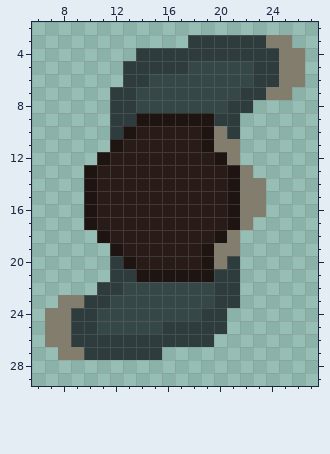
Two states of a pixel-art sprite, res/gfx/player_walk1.png. That is the earlier state.
The file is 32x32 pixels. Colours within 5 levels of each other are drawn and written as one. Shown: x 6..27, y 2..29.
The result:
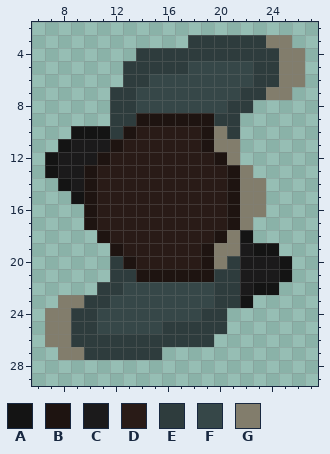
Palette (. is transparent): A #141414  B #1e1411  C #1b1a1b  D #291b17  E #2e3c3d  F #364748  G #827d6c
From old to new:
{"y":10,"x":9,"old":"...","new":"AAA"}
{"y":11,"x":8,"old":"....","new":"ACCC"}
{"y":12,"x":7,"old":"....","new":"ACCC"}
{"y":13,"x":7,"old":"...","new":"ACC"}
{"y":14,"x":8,"old":"..","new":"AC"}
{"y":15,"x":9,"old":".","new":"A"}
{"y":18,"x":22,"old":".","new":"A"}
{"y":19,"x":22,"old":"...","new":"CAA"}
{"y":20,"x":22,"old":"....","new":"CCCA"}
{"y":21,"x":22,"old":"....","new":"CCCA"}
{"y":22,"x":22,"old":"...","new":"CAA"}
{"y":23,"x":22,"old":".","new":"A"}
{"label":"added","picture_box":[45,126,110,204]}
{"label":"added","picture_box":[240,230,292,308]}
